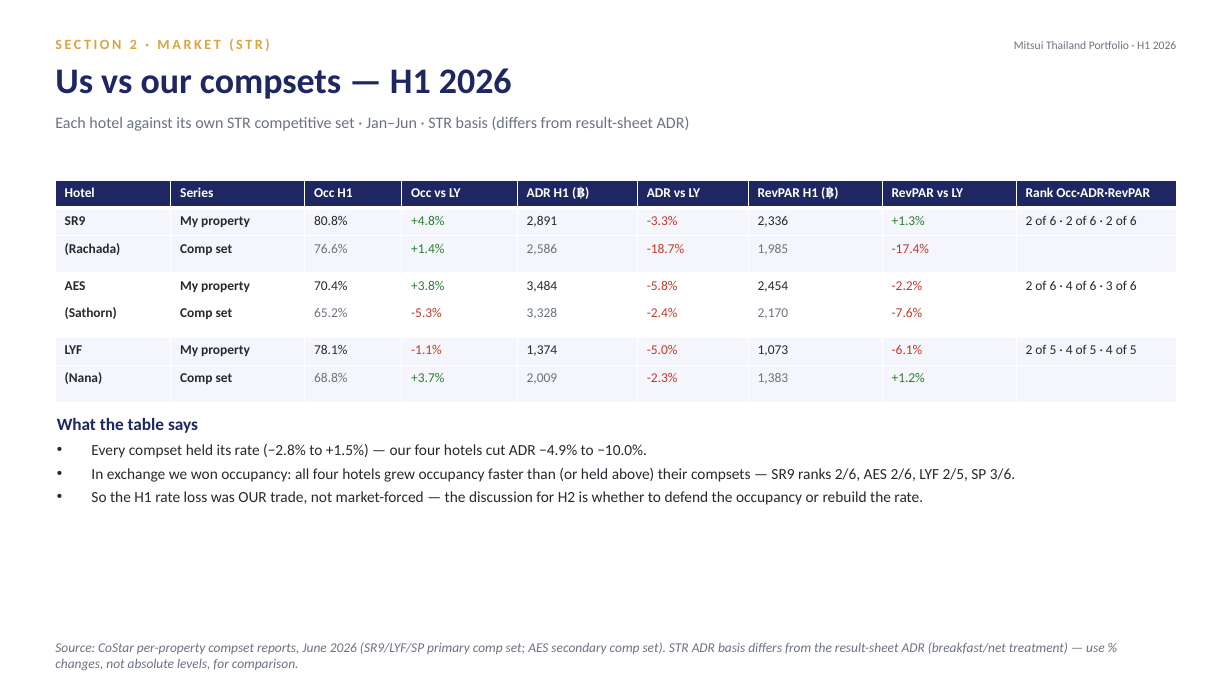
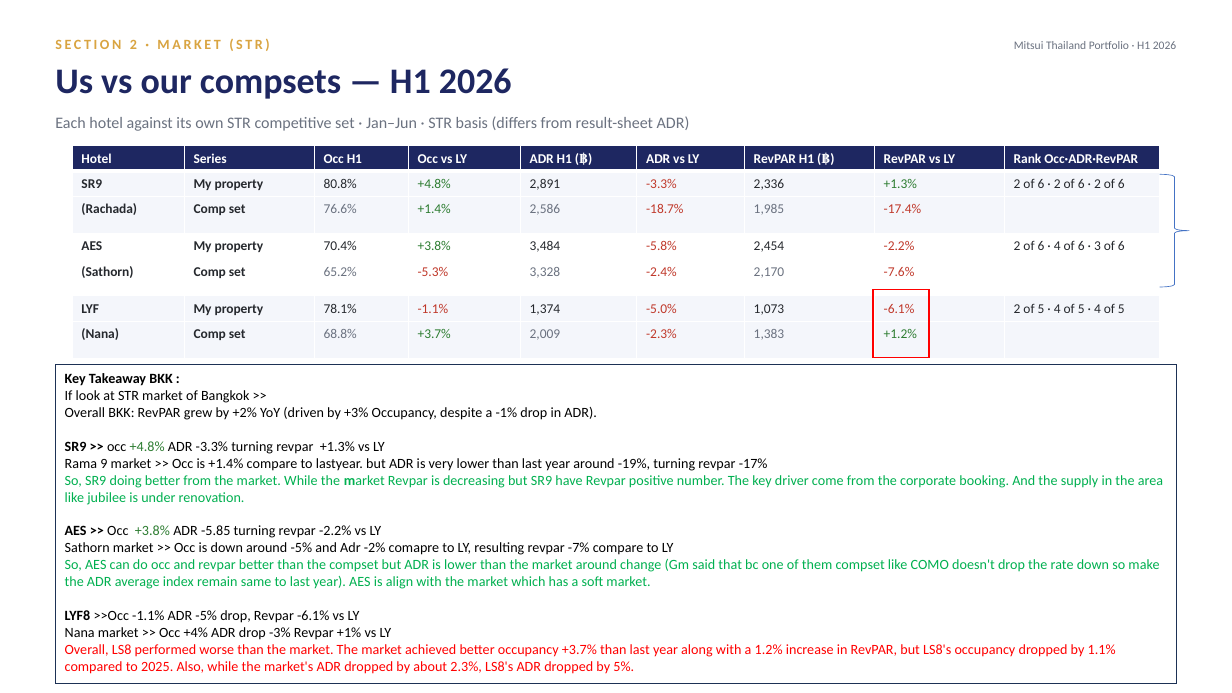
Before and after one commit to Chavin2543/mae-workspace, a slide deck: slide 13 of output/Portfolio_Performance_Report_H1-2026.pptx. Drawn at 1232x693 pixels with LibreOffice and Linux fonts; fonts in the diff are those of the drawing. Boxes give left, top, right and bottom in pixels: in the first picture for what was removed or moved away, otherwise in the second. Text is boxed around its words. In the diff, an @@ line names an element or a change of style, - is before the commit and + after.

```diff
--- a/output/Portfolio_Performance_Report_H1-2026.pptx
+++ b/output/Portfolio_Performance_Report_H1-2026.pptx
@@ table: place and size @@
-table at (55,180,1177,388)
+table at (72,146,1160,359)
@@ right brace added at (1160,175,1189,287), outline #4472C4 0.5 pt @@
@@ rectangle added at (873,290,930,358), outline #FF0000 1 pt @@
@@ rectangle added at (55,365,1177,684), fill #FFFFFF, outline #1E3256 1 pt, 11 pt, text #000000 @@
+Key Takeaway BKK :
+If look at STR market of Bangkok >>
+Overall BKK: RevPAR grew by +2% YoY (driven by +3% Occupancy, despite a -1% drop in ADR).
+SR9 >> occ +4.8% ADR -3.3% turning revpar +1.3% vs LY
+Rama 9 market >> Occ is +1.4% compare to lastyear. but ADR is very lower than last year around -19%, turning revpar -17%
+So, SR9 doing better from the market. While the market Revpar is decreasing but SR9 have Revpar positive number. The key driver come from the corporate booking. And the supply in the area like jubilee is under renovation.
+AES >> Occ +3.8% ADR -5.85 turning revpar -2.2% vs LY
+Sathorn market >> Occ is down around -5% and Adr -2% comapre to LY, resulting revpar -7% compare to LY
+So, AES can do occ and revpar better than the compset but ADR is lower than the market around change (Gm said that bc one of them compset like COMO doesn't drop the rate down so make the ADR average index remain same to last year). AES is align with the market which has a soft market.
+LYF8 >>Occ -1.1% ADR -5% drop, Revpar -6.1% vs LY
+Nana market >> Occ +4% ADR drop -3% Revpar +1% vs LY
+Overall, LS8 performed worse than the market. The market achieved better occupancy +3.7% than last year along with a 1.2% increase in RevPAR, but LS8's occupancy dropped by 1.1% compared to 2025. Also, while the market's ADR dropped by about 2.3%, LS8's ADR dropped by 5%.
@@ text removed at (57,418,1015,505) @@
-What the table says
-• Every compset held its rate (−2.8% to +1.5%) — our four hotels cut ADR −4.9% to −10.0%.
-• In exchange we won occupancy: all four hotels grew occupancy faster than (or held above) their compsets — SR9 ranks 2/6, AES 2/6, LYF 2/5, SP 3/6.
-• So the H1 rate loss was OUR trade, not market-forced — the discussion for H2 is whether to defend the occupancy or rebuild the rate.
@@ text removed at (55,642,1105,670) @@
-Source: CoStar per-property compset reports, June 2026 (SR9/LYF/SP primary comp set; AES secondary comp set). STR ADR basis differs from the result-sheet ADR (breakfast/net treatment) — use % changes, not absolute levels, for comparison.
```
Also in this commit, not shown: 17 other slides changed, 2 slides removed, 1 other file.
